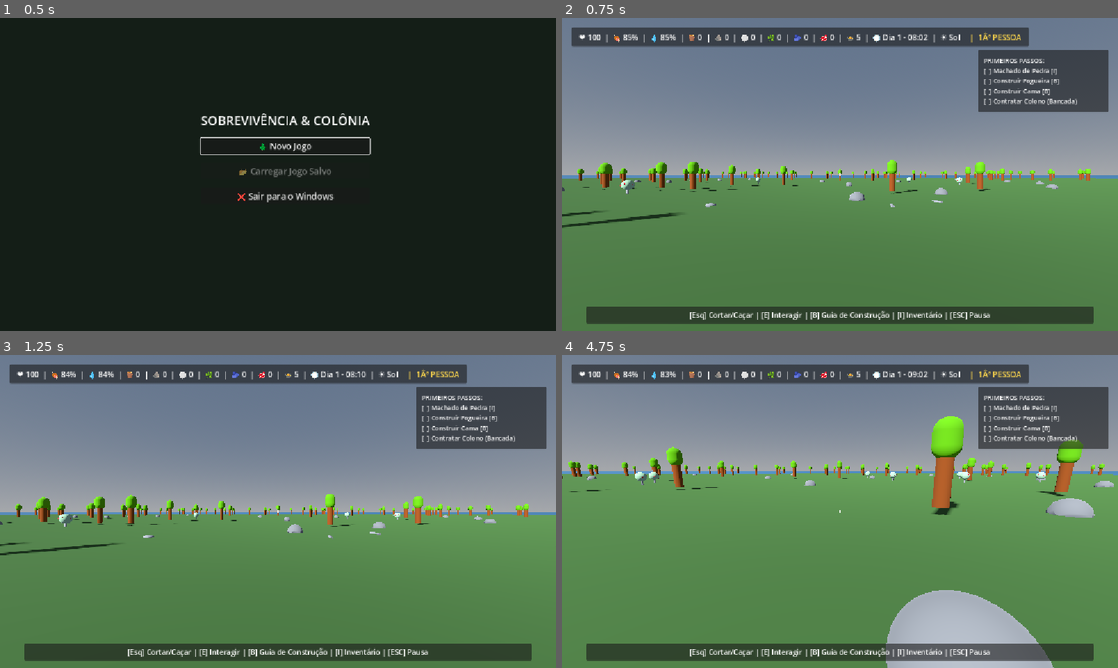
Above: before the commit, frames 1-4 (two rows, left to right).
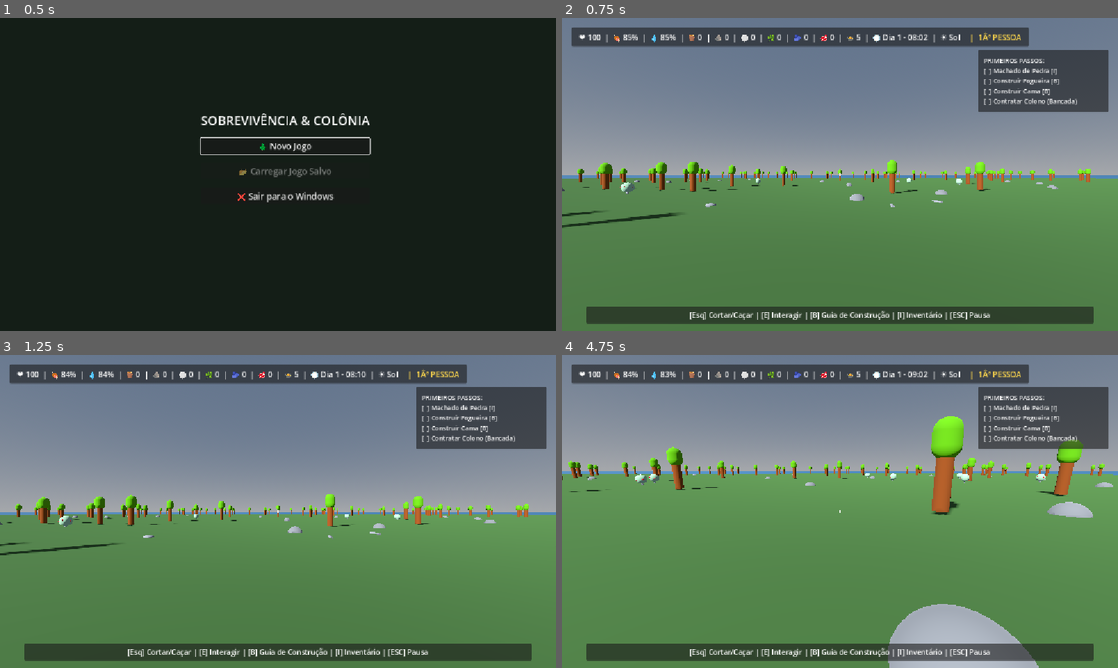
Above: after the commit, the same moments.

Repository: joaomagdaleno/prototipo-colonia
Game: Godot game, scene res://ui/MenuPrincipal.tscn
Same seed, same stepped clock (60 frames per second), same inputs: the game is played once before the commit and once after it.
Inputs (mouse positions are in pixels of both pictures, inside the frame that each line leads up to):
- Up to frame 1 (0.5 s): no input
- Up to frame 2 (0.75 s): click "🌲 Novo Jogo" at 0.5 s
- Up to frame 3 (1.25 s): no input
- Up to frame 4 (4.75 s): tap Enter (ui_accept) at 1.25 s; move the mouse to (867, 511) at 1.27 s; press the mouse at (867, 511) at 1.28 s; hold W (mover_frente) from 1.28 s (still down); tap Space (pular) at 1.52, 2.27, 3.77, 4.52 s; move the mouse to (812, 511) at 2.02 s; release the mouse at (812, 511) at 2.03 s; right-click (812, 511) at 2.1 s; move the mouse to (851, 505) at 2.77 s; hold Ctrl (agachar) 2.78-3.53 s; move the mouse to (834, 517) at 3.52 s; tap Shift (correr) at 3.6 s; click (834, 517) at 3.67 s; move the mouse to (878, 514) at 4.27 s; hold E (interagir) from 4.28 s (still down)

Frame 1 is identical in both runs. In frame 2, 0.2% of the frame differs, in the area x 0-95%, y 50-59%; in frame 3, 0.2%; in frame 4, 2.0%, in the area x 0-100%, y 36-100%.

Commit message:
Lower decorative entity geometry
Adjust the collision, mesh, and navigation positions of bushes, trees, and rocks to lower their in-scene geometry.

Diff:
--- a/entities/Arbusto.tscn
+++ b/entities/Arbusto.tscn
@@ -20,11 +20,11 @@
 script = ExtResource("1_1dagi")
 
 [node name="CollisionShape3D" type="CollisionShape3D" parent="." unique_id=2024174553]
-transform = Transform3D(1, 0, 0, 0, 1, 0, 0, 0, 1, 0, 0.8, 0)
+transform = Transform3D(1, 0, 0, 0, 1, 0, 0, 0, 1, 0, 0.32, 0)
 shape = SubResource("SphereShape3D_nrtj6")
 
 [node name="Copa" type="MeshInstance3D" parent="." unique_id=296914631]
-transform = Transform3D(1, 0, 0, 0, 1, 0, 0, 0, 1, 0, 0.9, 0)
+transform = Transform3D(1, 0, 0, 0, 1, 0, 0, 0, 1, 0, 0.65, 0)
 mesh = SubResource("SphereMesh_m7c1q")
 
 [node name="Tronco" type="MeshInstance3D" parent="." unique_id=1589761785]
@@ -32,5 +32,5 @@
 mesh = SubResource("CylinderMesh_nrtj6")
 
 [node name="NavigationObstacle3D" type="NavigationObstacle3D" parent="." unique_id=2132396366]
-transform = Transform3D(1, 0, 0, 0, 1, 0, 0, 0, 1, 0, 0.9, 0)
+transform = Transform3D(1, 0, 0, 0, 1, 0, 0, 0, 1, 0, 0.65, 0)
 radius = 0.5
--- a/entities/Arvore.tscn
+++ b/entities/Arvore.tscn
@@ -23,7 +23,7 @@
 script = ExtResource("1_3coyu")
 
 [node name="Tronco" type="MeshInstance3D" parent="." unique_id=527596313]
-transform = Transform3D(1, 0, 0, 0, 1, 0, 0, 0, 1, 0, 1.5, 0)
+transform = Transform3D(1, 0, 0, 0, 1, 0, 0, 0, 1, 0, 1.35, 0)
 mesh = SubResource("CylinderMesh_pecf4")
 surface_material_override/0 = SubResource("StandardMaterial3D_m7c1q")
 
@@ -33,7 +33,7 @@
 surface_material_override/0 = SubResource("StandardMaterial3D_pxyvn")
 
 [node name="CollisionShape3D" type="CollisionShape3D" parent="." unique_id=403726421]
-transform = Transform3D(1, 0, 0, 0, 1, 0, 0, 0, 1, 0, 1.5, 0)
+transform = Transform3D(1, 0, 0, 0, 1, 0, 0, 0, 1, 0, 1.35, 0)
 shape = SubResource("CylinderShape3D_nrtj6")
 
 [node name="NavigationObstacle3D" type="NavigationObstacle3D" parent="." unique_id=492736880]
--- a/entities/Pedra.tscn
+++ b/entities/Pedra.tscn
@@ -14,7 +14,7 @@
 script = ExtResource("1_uqrgu")
 
 [node name="MeshInstance3D" type="MeshInstance3D" parent="." unique_id=526455213]
-transform = Transform3D(1.2, 0, 0, 0, 1.2, 0, 0, 0, 1.2, 0, 0, 0)
+transform = Transform3D(1.2, 0, 0, 0, 1.2, 0, 0, 0, 1.2, 0, -0.15, 0)
 mesh = SubResource("SphereMesh_nrtj6")
 surface_material_override/0 = SubResource("StandardMaterial3D_m7c1q")
 
